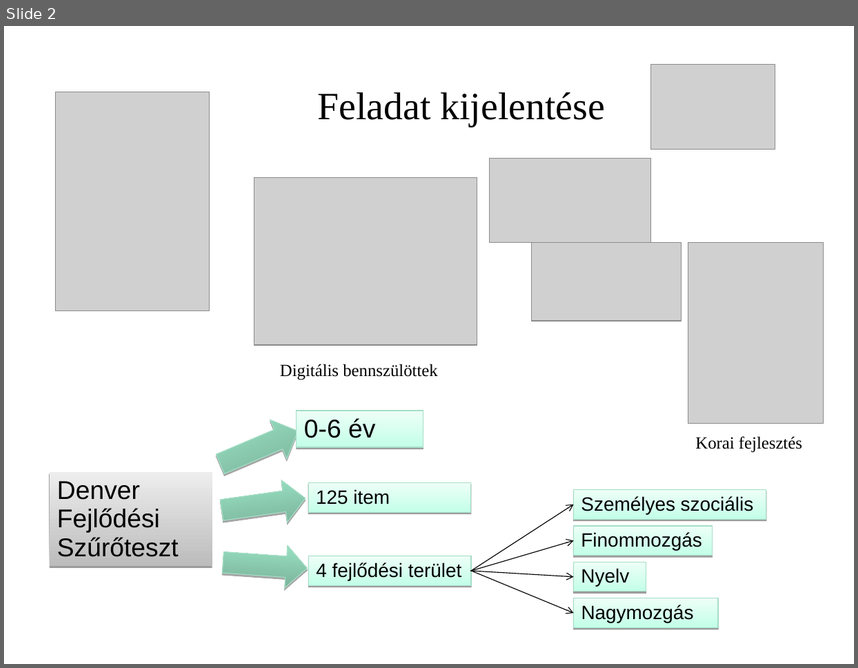
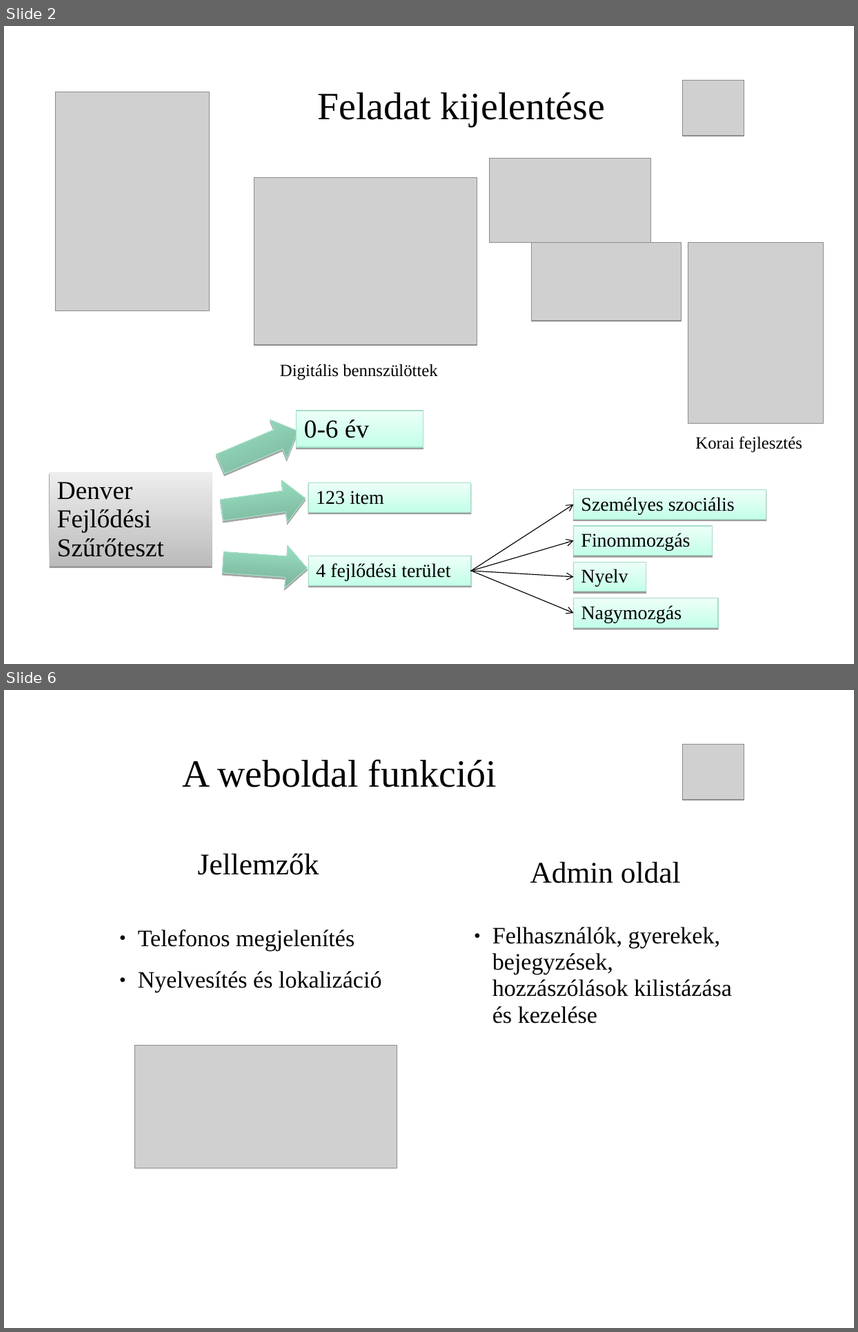
Before and after one commit to necrology27/babybook, a slide deck: prezentation/1. LeadingSoft_projekt.ppt. Shown one above the other, each under a label of ours: slide 2 before the commit, slides 2 and 6 after it; the slides between them are not shown. The pictures are 858x668 and 858x1332 pixels, drawn with LibreOffice and Linux fonts; fonts in the diff are those of the drawing; grey boxes stand for pictures; background and template pictures are left out. Boxes give left, top, right and bottom in pixels: in the first picture for what was removed or moved away, otherwise in the second. Text is boxed around its words. In the diff, an @@ line names an element or a change of style, - is before the commit and + after.

```diff
--- a/prezentation/1. LeadingSoft_projekt.ppt
+++ b/prezentation/1. LeadingSoft_projekt.ppt
@@ slide 6 added at bbox=[4, 690, 854, 1328], background picture (left out) @@
@@ picture added at bbox=[683, 744, 744, 800] @@
@@ text added at bbox=[182, 759, 497, 787], 36 pt, text #000000 @@
+A weboldal funkciói
@@ text added at bbox=[138, 853, 381, 993], 22 pt, text #000000 @@
+Jellemzők
+● Telefonos megjelenítés
+● Nyelvesítés és lokalizáció
@@ text added at bbox=[493, 862, 732, 1023], 22 pt, text #000000 @@
+Admin oldal
+● Felhasználók, gyerekek, bejegyzések, hozzászólások kilistázása és kezelése
@@ picture added at bbox=[135, 1045, 397, 1168] @@
@@ slide 2 changed as well @@
@@ picture: place and size @@
-picture at bbox=[651, 65, 775, 150]
+picture at bbox=[683, 80, 744, 136]
@@ text in rectangle at bbox=[316, 490, 384, 504]: text changed; font Arial to Times New Roman @@
-125 item
+123 item
@@ font Arial to Times New Roman in 7 elements at bbox=[50, 472, 212, 566], bbox=[297, 410, 423, 446], bbox=[309, 556, 471, 586], bbox=[574, 490, 767, 519], bbox=[574, 562, 646, 591], bbox=[574, 526, 713, 555], bbox=[574, 597, 719, 627] @@
```
Also in this commit, not shown: 3 other slides changed, 4 other slides added, 6 slides removed, 11 other files.
